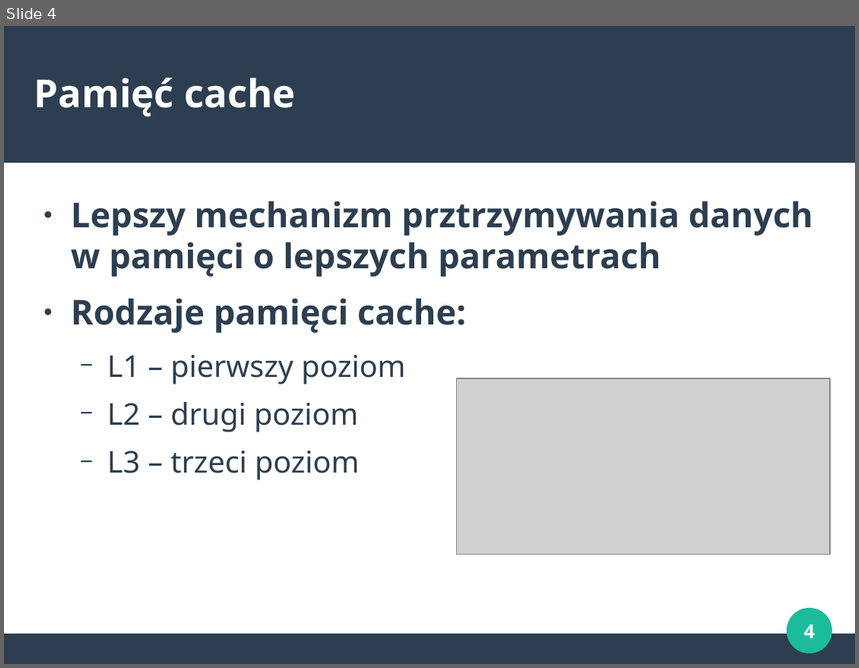
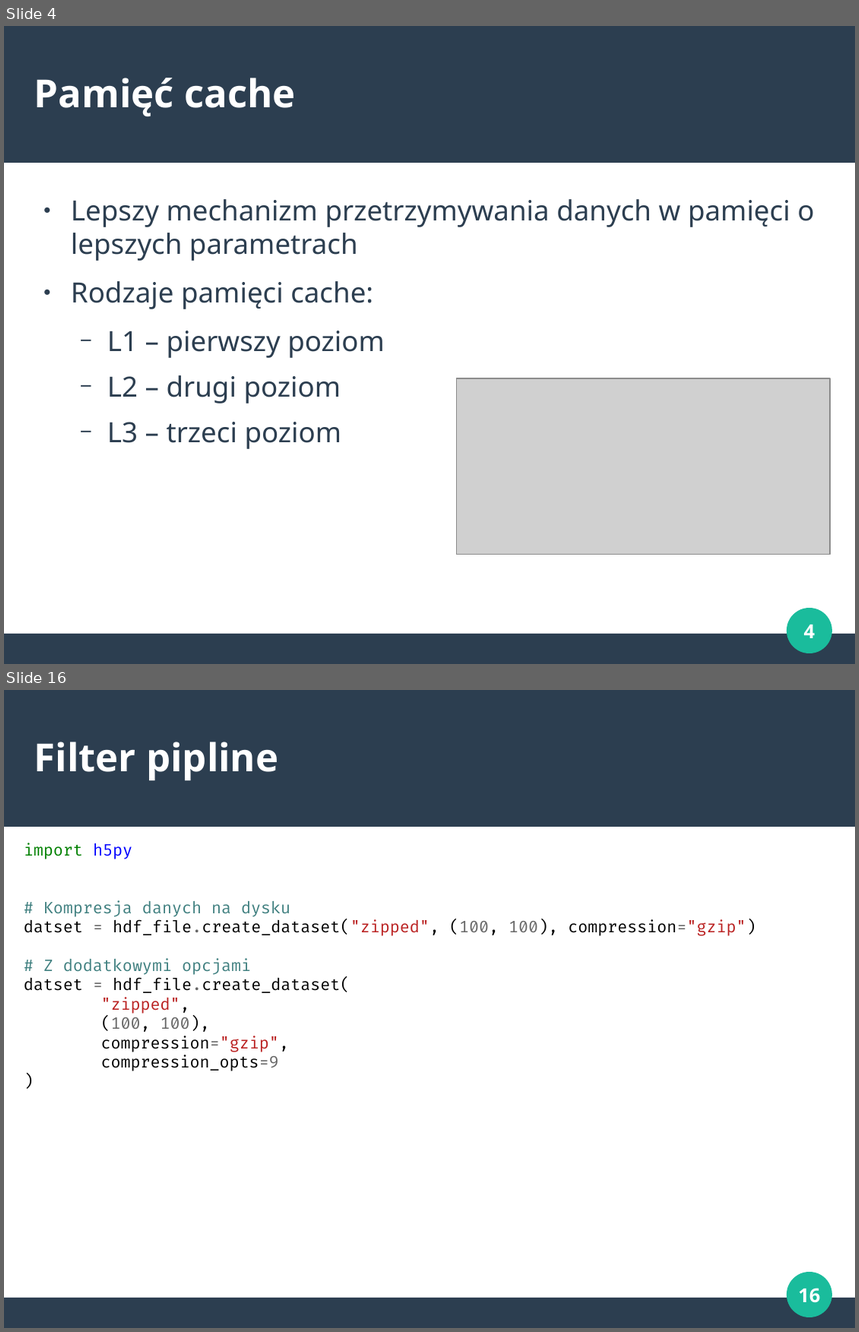
Before and after one commit to marcinbedcyc/seminarium, a slide deck: prezentacje/hdf5.odp. Shown one above the other, each under a label of ours: slide 4 before the commit, slides 4 and 16 after it; the slides between them are not shown. The pictures are 859x668 and 859x1332 pixels, drawn with LibreOffice and Linux fonts; fonts in the diff are those of the drawing; grey boxes stand for pictures. Boxes give left, top, right and bottom in pixels: in the first picture for what was removed or moved away, otherwise in the second. Text is boxed around its words. In the diff, an @@ line names an element or a change of style, - is before the commit and + after.

```diff
--- a/prezentacje/hdf5.odp
+++ b/prezentacje/hdf5.odp
@@ slide 16 added at (4, 690, 855, 1328), background #FFFFFF; not listed: 3 template elements that a slide beside it also shows @@
@@ title added at (34, 742, 278, 780), 36 pt, text #FFFFFF, bold @@
+Filter pipline
@@ text added at (24, 843, 756, 1072), 15 pt, text #000000 @@
+import h5py
+# Kompresja danych na dysku
+datset = hdf_file.create_dataset("zipped", (100, 100), compression="gzip")
+# Z dodatkowymi opcjami
+datset = hdf_file.create_dataset(
+"zipped",
+(100, 100),
+compression="gzip",
+compression_opts=9
+)
@@ page number added at (798, 1288, 820, 1303), 18 pt, text #FFFFFF, bold @@
+16
@@ slide 4 changed as well @@
@@ text at (71, 199, 814, 261): text changed; size 32 to 26 pt; bold off @@
-● Lepszy mechanizm prztrzymywania danych w pamięci o lepszych parametrach
+● Lepszy mechanizm przetrzymywania danych w pamięci o lepszych parametrach
@@ text at (71, 281, 385, 449): size 32 to 26 pt, bold off in "Rodzaje pamięci cache:"; size 28 to 26 pt in "L1 – pierwszy poziom", "L2 – drugi poziom", "L3 – trzeci poziom" @@
```
Also in this commit, not shown: 2 other slides changed, 15 other slides added, 1 slide removed, 2 other files.
